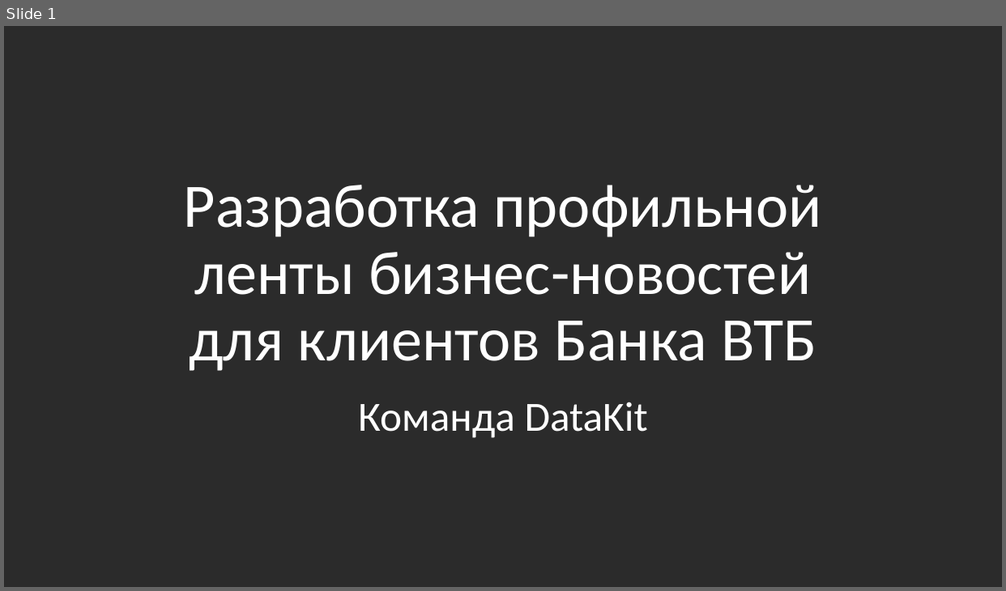
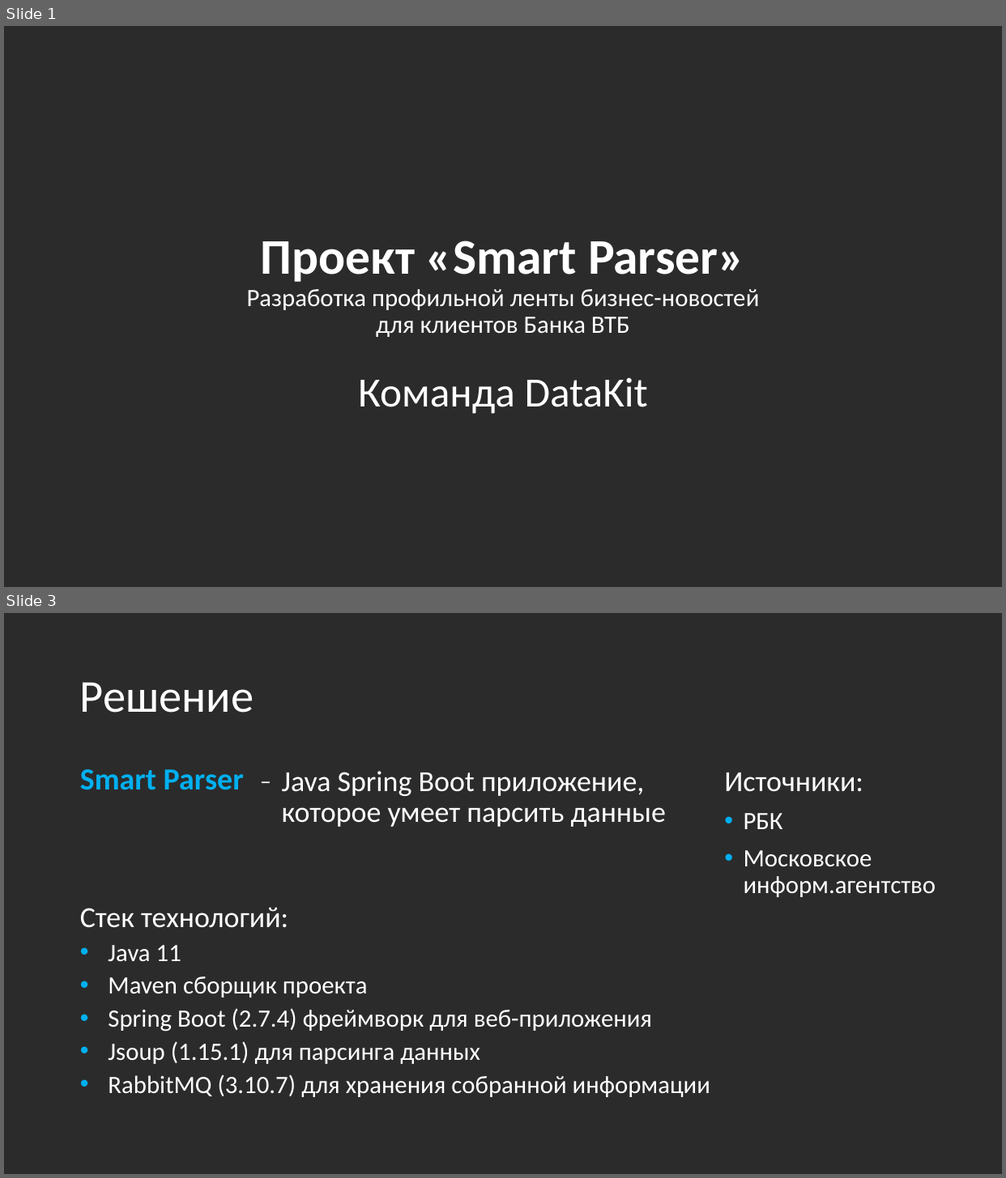
Before and after one commit to Murzik2020ai/smartparser, a slide deck: preza.pptx. Shown one above the other, each under a label of ours: slide 1 before the commit, slides 1 and 3 after it; the slides between them are not shown. The pictures are 1006x591 and 1006x1178 pixels, drawn with LibreOffice and Linux fonts; fonts in the diff are those of the drawing; background and template pictures are left out; a plain dark background stands for a picture behind light text. Boxes give left, top, right and bottom in pixels: in the first picture for what was removed or moved away, otherwise in the second. Text is boxed around its words. In the diff, an @@ line names an element or a change of style, - is before the commit and + after.

```diff
--- a/preza.pptx
+++ b/preza.pptx
@@ slide 3 added at (4,613,1002,1174), background picture (left out) @@
@@ title added at (80,682,253,713), 44 pt, text #FFFFFF @@
+Решение
@@ text added at (80,769,244,790), 29.6 pt, text #00B0F0, bold @@
+Smart Parser
@@ text added at (253,770,285,798), 21.7 pt, text #FFFFFF @@
+–
@@ text added at (282,771,666,827), 28 pt, text #FFFFFF @@
+Java Spring Boot приложение, которое умеет парсить данные
@@ text added at (724,773,936,897), 24 pt, text #FFFFFF @@
+Источники:
+• РБК
+• Московское информ.агентство
@@ text added at (80,907,710,1097), 24 pt, text #FFFFFF @@
+Стек технологий:
+• Java 11
+• Maven сборщик проекта
+• Spring Boot (2.7.4) фреймворк для веб-приложения
+• Jsoup (1.15.1) для парсинга данных
+• RabbitMQ (3.10.7) для хранения собранной информации
@@ slide 1 changed as well @@
@@ title at (247,241,760,337): text changed; size 59.4 to 24 pt @@
-Разработка профильной ленты бизнес-новостей
-для клиентов Банка ВТБ
+Проект «Smart Parser»
+Разработка профильной ленты бизнес-новостей
+для клиентов Банка ВТБ
@@ subtitle "Команда DataKit": place and size @@
-subtitle "Команда DataKit" at (358,402,648,438)
+subtitle "Команда DataKit" at (358,378,648,414)
@@ subtitle "Команда DataKit" at (358,378,648,414): more space between paragraphs @@
```
Also in this commit, not shown: 4 other slides changed, 5 other slides added, 2 slides removed.
